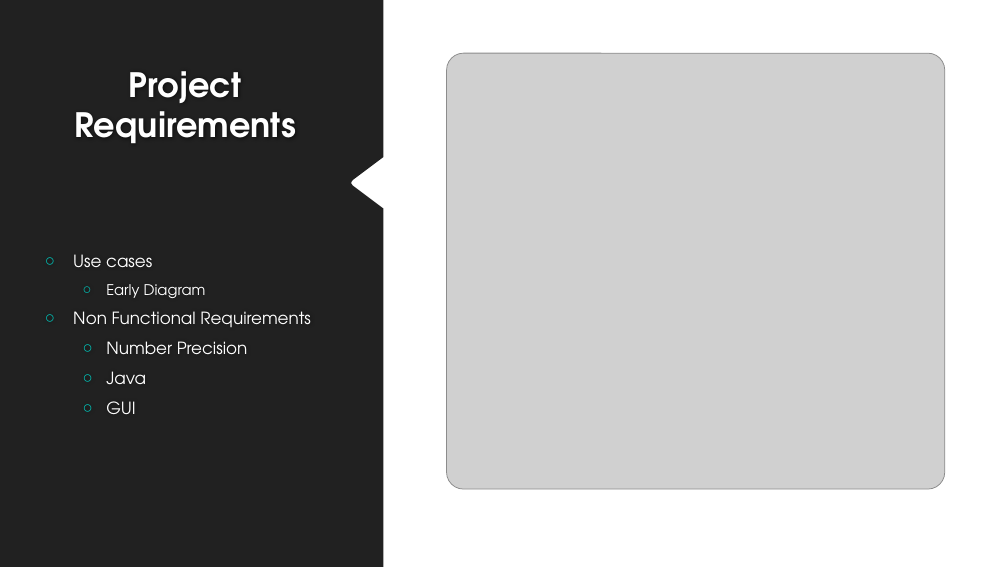
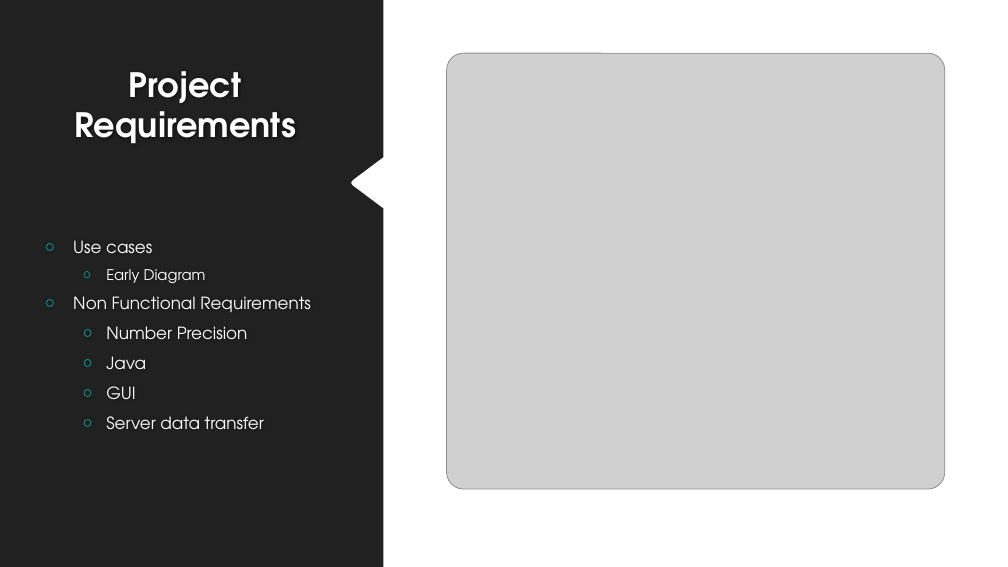
Before and after one commit to Fastwatch/FastWatch361, a slide deck: slide 3 of Artifacts/Presentation/Fastwatch.pptx. Drawn at 1008x567 pixels with LibreOffice and Linux fonts; fonts in the diff are those of the drawing; grey boxes stand for pictures; background and template pictures are left out. Boxes give left, top, right and bottom in pixels: in the first picture for what was removed or moved away, otherwise in the second. Text is boxed around its words. In the diff, an @@ line names an element or a change of style, - is before the commit and + after.

```diff
--- a/Artifacts/Presentation/Fastwatch.pptx
+++ b/Artifacts/Presentation/Fastwatch.pptx
@@ text at (106,416,264,429): paragraph added @@
+  ○ Server data transfer
```
Also in this commit, not shown: 1 other slide changed.
